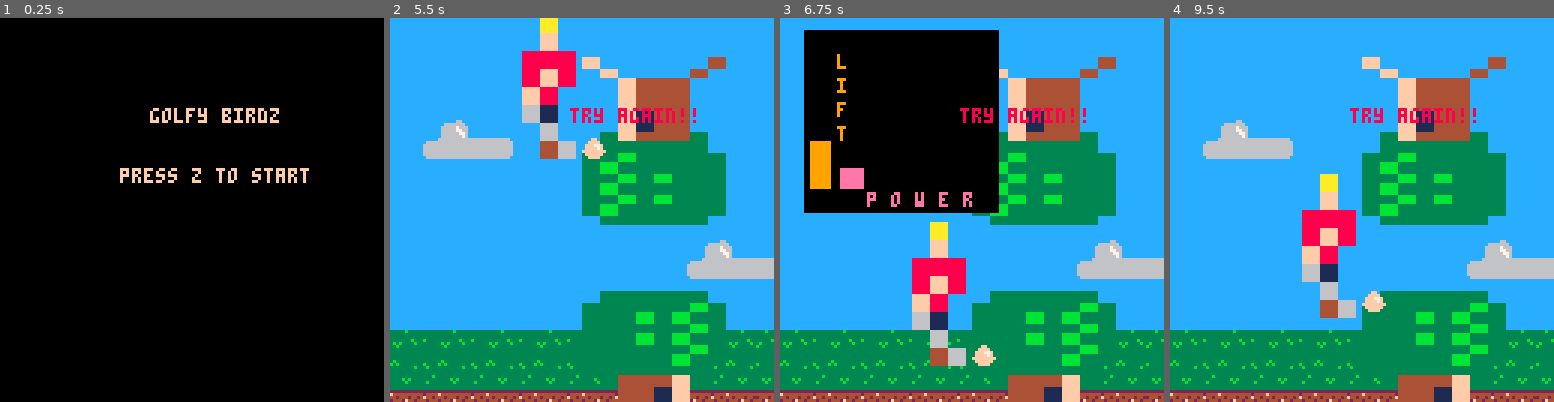
Above: before the commit, frames 1-4 (left to right).
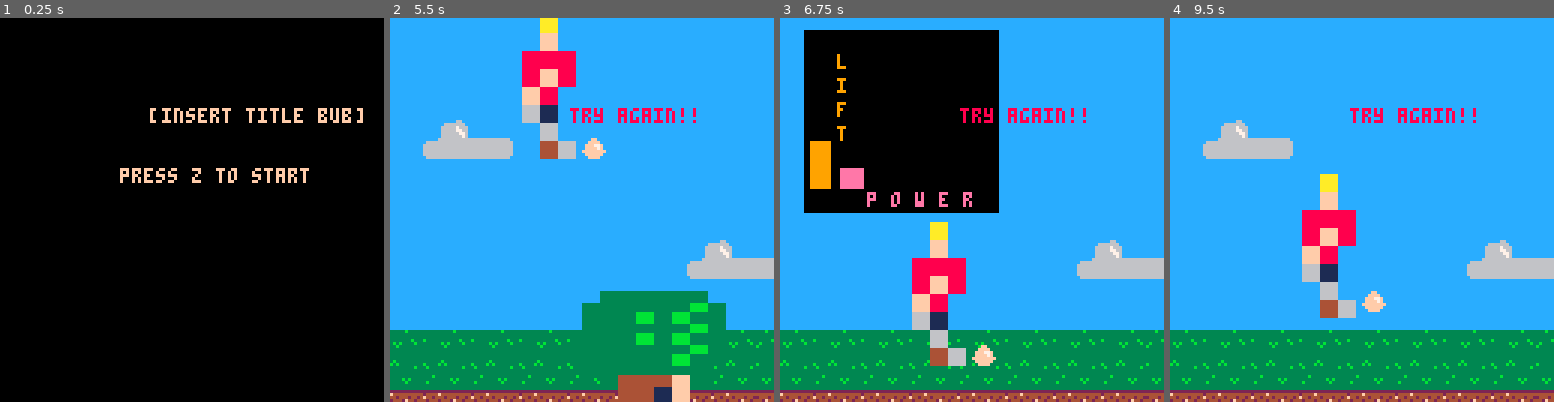
Above: after the commit, the same moments.

Repository: mccordgh/all_pico_8_carts
Game: PICO-8 cartridge workspace/ludum_dare_41/ld41_golf_flappy_bird.p8
Same seed, same stepped clock (60 frames per second), same inputs: the game is played once before the commit and once after it.
Inputs:
- Up to frame 1 (0.25 s): no input
- Up to frame 2 (5.5 s): tap O (Z key) at 0.7, 1.7, 2.1, 2.5, 2.9, 3.3, 3.7, 4.1, 4.5, 4.9, 5.3 s
- Up to frame 3 (6.75 s): tap O (Z key) at 5.7, 6.1, 6.5 s
- Up to frame 4 (9.5 s): tap O (Z key) every 0.4 s from 6.9 to 9.3 s

The runs differ from the first frame. In frame 1, 0.9% of the frame differs, in the area x 39-95%, y 23-28%; in frame 2, 11%; in frame 3, 15%; in frame 4, 16%, in the area x 50-88%, y 10-100%.

Commit message:
more ld41

Diff:
--- a/workspace/ludum_dare_41/ld41_golf_flappy_bird.p8
+++ b/workspace/ludum_dare_41/ld41_golf_flappy_bird.p8
@@ -163,7 +163,7 @@
 end
 
 function draw_menu()
-    print("golfy birdz", 50, 30, 15)
+    print("[insert title bub]", 50, 30, 15)
     print("press z to start", 40, 50, 15)
 end
 
@@ -314,7 +314,7 @@
             tree_collide = true
             ball.sprite = 3
             --FIX DELETION
-            --del(trees, tr)
+            del(trees, tr)
         end
 
         --if ((ball.y > tr.y) and (ball.y < tr.y + (tr.y_stretch - padd))) then
